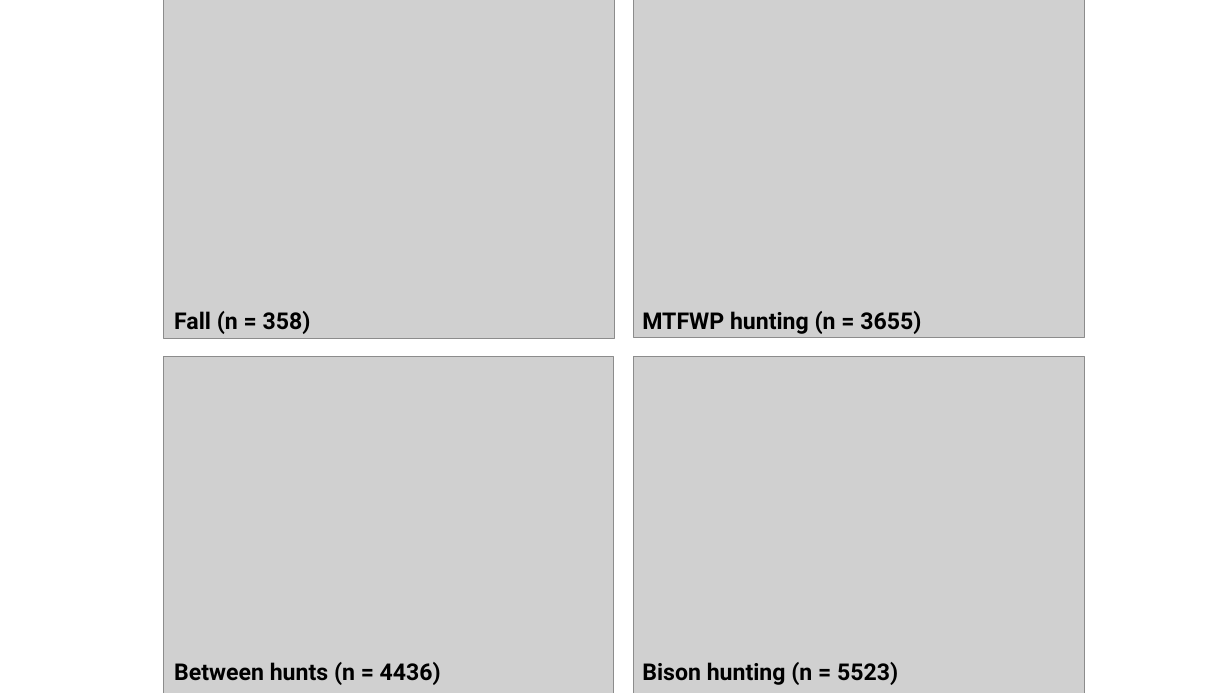
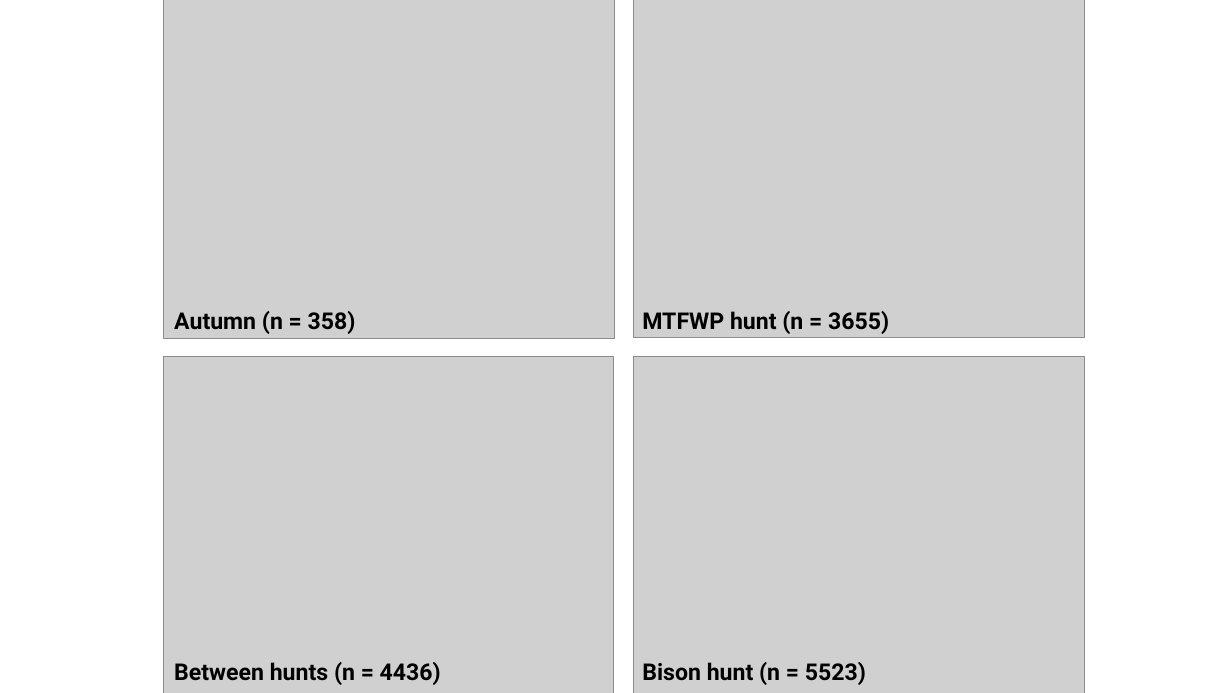
Before and after one commit to SandyHoey/raven_movement, a slide deck: slide 1 of figures/hunting_area_gps/layout.pptx. Drawn at 1232x693 pixels with LibreOffice and Linux fonts; fonts in the diff are those of the drawing; grey boxes stand for pictures. Boxes give left, top, right and bottom in pixels: in the first picture for what was removed or moved away, otherwise in the second. Text is boxed around its words. In the diff, an @@ line names an element or a change of style, - is before the commit and + after.

```diff
--- a/figures/hunting_area_gps/layout.pptx
+++ b/figures/hunting_area_gps/layout.pptx
@@ text at box(174, 311, 356, 334): text changed @@
-Fall (n = 358)
+Autumn (n = 358)
@@ text at box(642, 311, 889, 334): text changed @@
-MTFWP hunting (n = 3655)
+MTFWP hunt (n = 3655)
@@ text at box(642, 662, 866, 685): text changed @@
-Bison hunting (n = 5523)
+Bison hunt (n = 5523)
```
Also in this commit, not shown: 3 other files.
